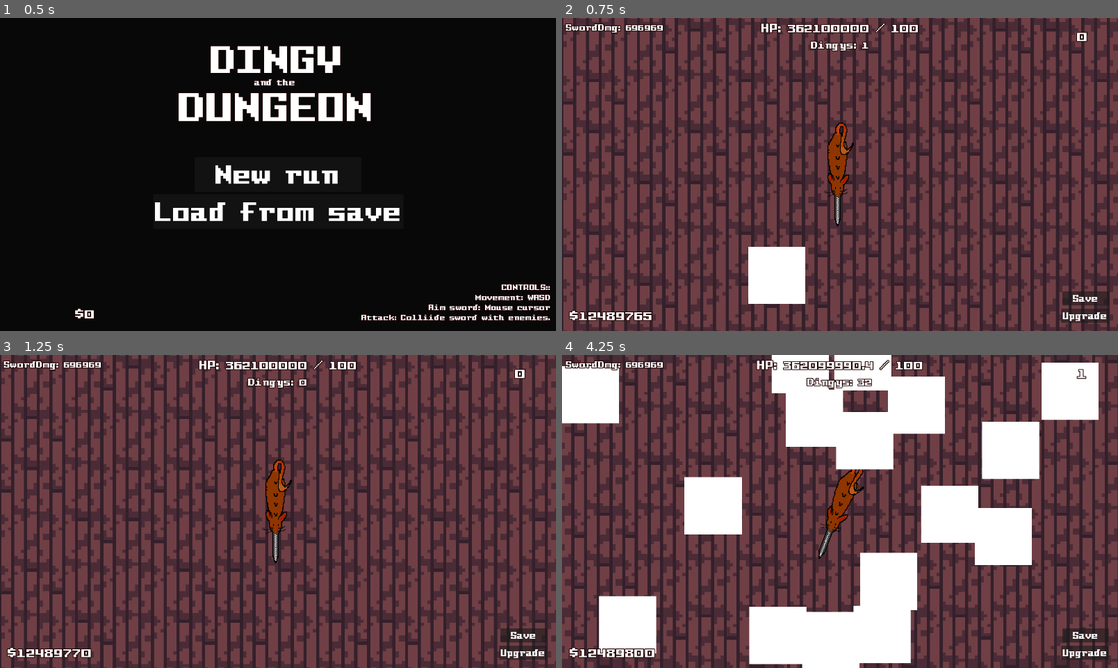
Above: before the commit, frames 1-4 (two rows, left to right).
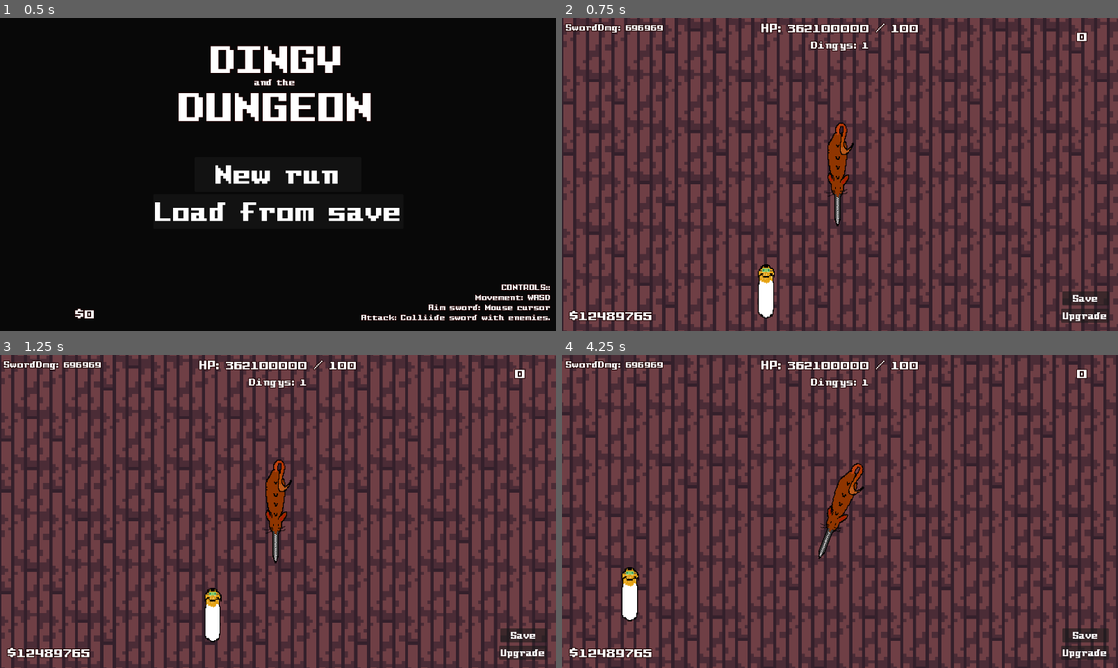
Above: after the commit, the same moments.

Repository: snoutibur-academic/Dingy-Dungeon-Game
Game: Godot game, scene res://Scenes/Main/Main.tscn
Same seed, same stepped clock (60 frames per second), same inputs: the game is played once before the commit and once after it.
Inputs (mouse positions are in pixels of both pictures, inside the frame that each line leads up to):
- Up to frame 1 (0.5 s): no input
- Up to frame 2 (0.75 s): click "Load from save" at 0.5 s
- Up to frame 3 (1.25 s): no input
- Up to frame 4 (4.25 s): move the mouse to (962, 495) at 1.27 s; hold D (right) 1.28-2.03 s; move the mouse to (728, 527) at 2.02 s; hold S (down) 2.03-2.78 s; move the mouse to (895, 442) at 2.77 s; hold D (right) 2.78-3.53 s; move the mouse to (812, 574) at 3.52 s; hold W (up) from 3.53 s (still down)

Frame 1 is identical in both runs. In frame 2, 1.8% of the frame differs, in the area x 33-44%, y 73-96%; in frame 3, 0.6%; in frame 4, 53%, in the area x 0-100%, y 0-100%.

Commit message:
Dingy Model + Speed changes as waves go up.

Diff:
--- a/Mobs/Dingy.gd
+++ b/Mobs/Dingy.gd
@@ -10,7 +10,7 @@
 @onready var DeathSound = $DeathSound #Audio player now exists!
 
 @export var health = 50
-@export var moveSpeed = 50
+@export var moveSpeed = 10
 @export var mobAtkDamage = 1
 @export var moneyDrop = 5
 
@@ -21,6 +21,7 @@
 	health *= Game.waveDifficultyMultiplier
 	mobAtkDamage *= Game.waveDifficultyMultiplier
 	moneyDrop *= Game.waveDifficultyMultiplier
+	moveSpeed *= Game.waveDifficultyMultiplier
 
 "Movement / Chasing"
 func _physics_process(delta):
--- a/Mobs/Dingy.tscn
+++ b/Mobs/Dingy.tscn
@@ -1,35 +1,38 @@
-[gd_scene load_steps=5 format=3 uid="uid://cftxhxs5d7qr4"]
+[gd_scene load_steps=6 format=3 uid="uid://cftxhxs5d7qr4"]
 
 [ext_resource type="Script" path="res://Mobs/Dingy.gd" id="1_01lvh"]
+[ext_resource type="Texture2D" uid="uid://eb0kt1tprik3" path="res://Textures/Dingy.png" id="2_wti8h"]
 
-[sub_resource type="RectangleShape2D" id="RectangleShape2D_rfl56"]
-size = Vector2(16, 16)
+[sub_resource type="CapsuleShape2D" id="CapsuleShape2D_ymkco"]
+radius = 2.0
+height = 16.0
 
-[sub_resource type="RectangleShape2D" id="RectangleShape2D_13x0u"]
-size = Vector2(18, 18)
+[sub_resource type="CapsuleShape2D" id="CapsuleShape2D_usscw"]
+radius = 3.0
+height = 16.0
 
 [sub_resource type="CircleShape2D" id="CircleShape2D_ud4sb"]
-radius = 322.002
+radius = 494.001
 
 [node name="Dingy" type="CharacterBody2D"]
 script = ExtResource("1_01lvh")
 
-[node name="ColorRect" type="ColorRect" parent="."]
-offset_left = -9.0
-offset_top = -8.0
-offset_right = 9.0
-offset_bottom = 10.0
+[node name="Dingy" type="Sprite2D" parent="."]
+position = Vector2(0, 1)
+scale = Vector2(0.265625, 0.265625)
+texture = ExtResource("2_wti8h")
 
 [node name="CollisionShape2D" type="CollisionShape2D" parent="."]
 position = Vector2(0, 1)
-shape = SubResource("RectangleShape2D_rfl56")
+shape = SubResource("CapsuleShape2D_ymkco")
+debug_color = Color(0, 0.564706, 0.866667, 0.419608)
 
 [node name="AttackArea" type="Area2D" parent="."]
-visible = false
 position = Vector2(0, 1)
 
 [node name="CollisionShape2D" type="CollisionShape2D" parent="AttackArea"]
-shape = SubResource("RectangleShape2D_13x0u")
+shape = SubResource("CapsuleShape2D_usscw")
+debug_color = Color(0.956863, 0, 0.541176, 0.419608)
 
 [node name="PlayerDetection" type="Area2D" parent="."]
 visible = false
--- a/Scenes/Levels/1Level.gd
+++ b/Scenes/Levels/1Level.gd
@@ -12,7 +12,7 @@
 func _on_spawn_timer_timeout():
 	if Game.mobCount == 0:
 		Game.wave += 1
-		Game.waveDifficultyMultiplier *= 1.2
+		Game.waveDifficultyMultiplier *= 1.3
 		Game.dingyFunny *= 1.5
 		ceil(Game.dingyFunny)
 
Binary file added: Textures/Dingy.png
Not shown, added: Textures/Dingy.png.import
Not shown, added: af/Dingy.afdesign
